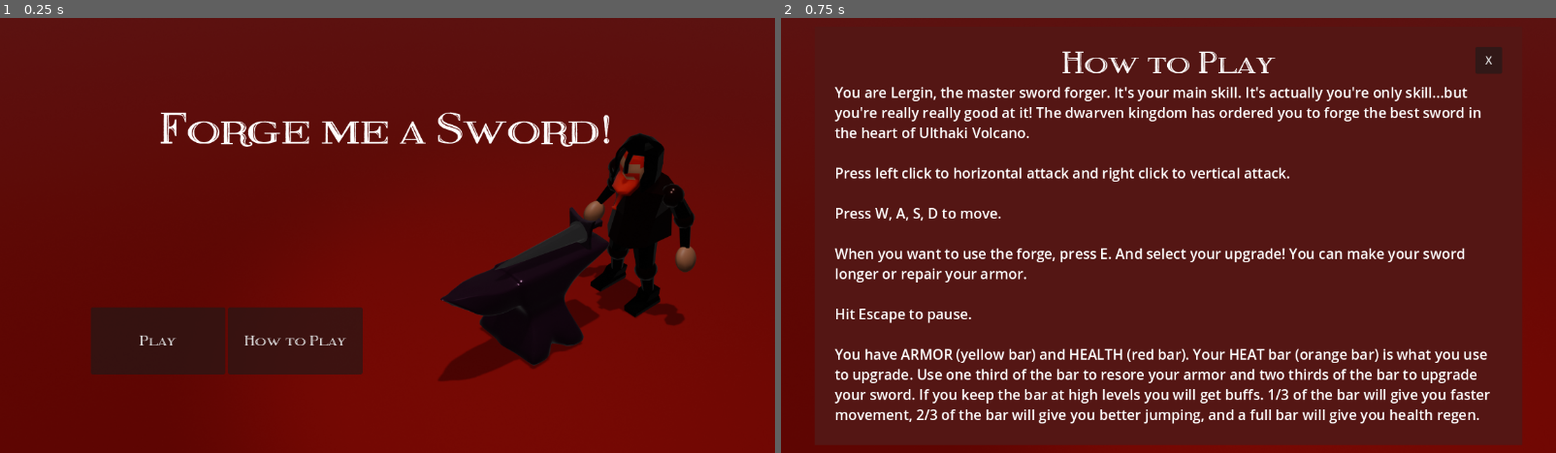
Above: before the commit, frames 1-2 (left to right).
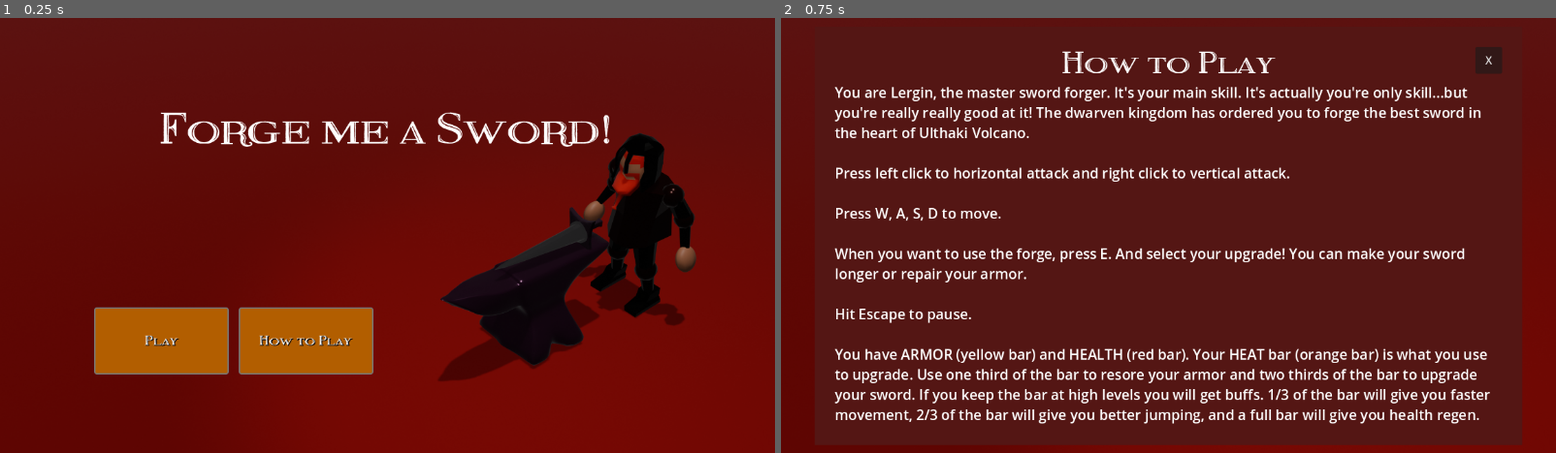
Above: after the commit, the same moments.

Repository: Amandella27/Godot-game-jam-68-forge
Game: Godot game, scene res://Scenes/title_screen.tscn
Two runs of this game, one before a commit and one after it. Both use one fixed random seed, a clock stepped at 60 frames per second and the inputs below. Sound files missing from this copy of the repository are replaced by a short silence.
Inputs:
- Up to frame 1 (0.25 s): no input
- Up to frame 2 (0.75 s): click "How to Play" at 0.5 s

The runs differ from the first frame. In frame 1, 5.7% of the frame differs, in the area x 11-49%, y 66-82%; in frame 2, nothing differs.

Commit message:
Added how to play to pause menu. Various UI changes.

Diff:
--- a/Scenes/UI/how_to_play.tscn
+++ b/Scenes/UI/how_to_play.tscn
@@ -1,58 +1,67 @@
-[gd_scene load_steps=3 format=3 uid="uid://euxjmkwpt68r"]
+[gd_scene load_steps=3 format=3 uid="uid://nxexr13pfsqy"]
 
-[ext_resource type="FontFile" uid="uid://dbnlbadp20dq1" path="res://Assets/Fonts/VarsityPlaybook-23yo.ttf" id="1_x63hb"]
+[ext_resource type="FontFile" uid="uid://3v73fhbabj22" path="res://Assets/Fonts/Fine Blackboard.ttf" id="1_5ky4u"]
+[ext_resource type="Script" path="res://Scripts/how_to_play.gd" id="1_uuhap"]
 
-[sub_resource type="StyleBoxFlat" id="StyleBoxFlat_lcgjo"]
-bg_color = Color(0.596078, 0.0470588, 0, 1)
-border_width_left = 4
-border_width_top = 4
-border_width_right = 4
-border_width_bottom = 4
-border_color = Color(0, 0, 0, 1)
-
-[node name="HowToPlay" type="CanvasLayer"]
-
-[node name="Panel" type="Panel" parent="."]
-custom_minimum_size = Vector2(500, 225)
-anchors_preset = 8
-anchor_left = 0.5
-anchor_top = 0.5
-anchor_right = 0.5
-anchor_bottom = 0.5
-offset_left = -250.0
-offset_top = -112.5
-offset_right = 250.0
-offset_bottom = 112.5
+[node name="How to Play" type="MarginContainer"]
+visible = false
+anchors_preset = 15
+anchor_right = 1.0
+anchor_bottom = 1.0
 grow_horizontal = 2
 grow_vertical = 2
-size_flags_horizontal = 4
-size_flags_vertical = 4
-theme_override_styles/panel = SubResource("StyleBoxFlat_lcgjo")
-
-[node name="MarginContainer" type="MarginContainer" parent="Panel"]
-layout_mode = 0
-offset_right = 40.0
-offset_bottom = 40.0
-theme_override_constants/margin_left = 10
-theme_override_constants/margin_top = 10
+mouse_filter = 2
+theme_override_constants/margin_left = 50
+theme_override_constants/margin_top = 50
 theme_override_constants/margin_right = 50
 theme_override_constants/margin_bottom = 50
+script = ExtResource("1_uuhap")
 
-[node name="VBoxContainer" type="VBoxContainer" parent="Panel/MarginContainer"]
+[node name="ColorRect" type="ColorRect" parent="."]
 layout_mode = 2
+mouse_filter = 2
+color = Color(0.329412, 0.0862745, 0.0784314, 1)
 
-[node name="Label" type="Label" parent="Panel/MarginContainer/VBoxContainer"]
-texture_filter = 1
+[node name="MarginContainer" type="MarginContainer" parent="."]
 layout_mode = 2
-theme_override_colors/font_shadow_color = Color(0, 0, 0, 1)
-theme_override_fonts/font = ExtResource("1_x63hb")
-theme_override_font_sizes/font_size = 30
-text = "How to Play:"
+mouse_filter = 2
+theme_override_constants/margin_left = 30
+theme_override_constants/margin_top = 30
+theme_override_constants/margin_right = 30
+theme_override_constants/margin_bottom = 30
 
-[node name="Label2" type="Label" parent="Panel/MarginContainer/VBoxContainer"]
-texture_filter = 1
+[node name="X How to Play" type="Button" parent="MarginContainer"]
+custom_minimum_size = Vector2(40, 40)
 layout_mode = 2
-theme_override_colors/font_shadow_color = Color(0, 0, 0, 1)
-theme_override_fonts/font = ExtResource("1_x63hb")
-theme_override_font_sizes/font_size = 18
-text = "Placeholder text..."
+size_flags_horizontal = 8
+size_flags_vertical = 0
+text = "X"
+
+[node name="VBoxContainer" type="VBoxContainer" parent="MarginContainer"]
+layout_mode = 2
+mouse_filter = 2
+
+[node name="Label" type="Label" parent="MarginContainer/VBoxContainer"]
+layout_mode = 2
+theme_override_fonts/font = ExtResource("1_5ky4u")
+theme_override_font_sizes/font_size = 46
+text = "How to Play"
+horizontal_alignment = 1
+
+[node name="RichTextLabel" type="RichTextLabel" parent="MarginContainer/VBoxContainer"]
+layout_mode = 2
+theme_override_font_sizes/normal_font_size = 21
+text = "You are Lergin, the master sword forger. It's your main skill. It's actually you're only skill...but you're really really good at it! The dwarven kingdom has ordered you to forge the best sword in the heart of Ulthaki Volcano.
+
+Press left click to horizontal attack and right click to vertical attack.
+
+Press W, A, S, D to move.
+
+When you want to use the forge, press E. And select your upgrade! You can make your sword longer or repair your armor.
+
+Hit Escape to pause.
+
+You have ARMOR (yellow bar) and HEALTH (red bar). Your HEAT bar (orange bar) is what you use to upgrade. Use one third of the bar to resore your armor and two thirds of the bar to upgrade your sword. If you keep the bar at high levels you will get buffs. 1/3 of the bar will give you faster movement, 2/3 of the bar will give you better jumping, and a full bar will give you health regen."
+fit_content = true
+
+[connection signal="pressed" from="MarginContainer/X How to Play" to="." method="_on_x_how_to_play_pressed"]
--- a/Scenes/UI/hud.tscn
+++ b/Scenes/UI/hud.tscn
@@ -125,11 +125,13 @@
 theme_override_fonts/font = ExtResource("4_i0cp8")
 theme_override_font_sizes/font_size = 18
 
-[node name="Label" type="Label" parent="MarginContainer/VBoxContainer/HBoxContainer/VBoxContainer/HBoxContainer3/VBoxContainer/HBoxContainer"]
+[node name="ThornsUpgrades" type="Label" parent="MarginContainer/VBoxContainer/HBoxContainer/VBoxContainer/HBoxContainer3/VBoxContainer/HBoxContainer"]
+unique_name_in_owner = true
 layout_mode = 2
 theme_override_colors/font_shadow_color = Color(0, 0, 0, 1)
 theme_override_fonts/font = ExtResource("4_i0cp8")
 theme_override_font_sizes/font_size = 16
+horizontal_alignment = 2
 
 [node name="Label" type="Label" parent="MarginContainer/VBoxContainer/HBoxContainer/VBoxContainer/HBoxContainer3/VBoxContainer"]
 layout_mode = 2
--- a/Scenes/UI/pausemenu.tscn
+++ b/Scenes/UI/pausemenu.tscn
@@ -138,9 +138,11 @@
 text = "How To Play
 "
 
-[node name="HowToPlay" parent="." instance=ExtResource("3_7xpxp")]
-visible = false
+[node name="How to Play" parent="." instance=ExtResource("3_7xpxp")]
+unique_name_in_owner = true
 
 [connection signal="pressed" from="PauseMenu/MarginContainer/Panel/VBoxContainer/HBoxContainer/MarginContainer/Resume" to="." method="_on_resume_pressed"]
 [connection signal="pressed" from="PauseMenu/MarginContainer/Panel/VBoxContainer/HBoxContainer/MarginContainer/Resume" to="PauseMenu" method="_on_resume_pressed"]
 [connection signal="pressed" from="PauseMenu/MarginContainer/Panel/VBoxContainer/HBoxContainer/MarginContainer2/HowtoPlay" to="." method="_on_howto_play_pressed"]
+
+[editable path="How to Play"]
--- a/Scenes/enemyspawner.tscn
+++ b/Scenes/enemyspawner.tscn
@@ -78,6 +78,8 @@
 stream = ExtResource("6_rb11t")
 attenuation_model = 3
 
+[node name="EnemyProjectiles" type="Node3D" parent="."]
+
 [connection signal="timeout" from="SpawnTimer" to="." method="_on_spawn_timer_timeout"]
 [connection signal="timeout" from="WaveTimer" to="." method="_on_wave_timer_timeout"]
 [connection signal="timeout" from="RestTimer" to="." method="_on_rest_timer_timeout"]
--- a/Scenes/main.tscn
+++ b/Scenes/main.tscn
@@ -100,8 +100,6 @@
 
 [node name="PlayerManager" type="Node3D" parent="."]
 
-[node name="ProjectileManager" type="Node3D" parent="."]
-
 [node name="EnemySpawner" parent="." instance=ExtResource("3_8sp4a")]
 transform = Transform3D(1, 0, 0, 0, 1, 0, 0, 0, 1, -0.00443745, 0, -0.01438)
 waveTime = 10
--- a/Scenes/player.tscn
+++ b/Scenes/player.tscn
@@ -800,16 +800,16 @@
 transform = Transform3D(-1, 0, -8.74228e-08, 0, 1, 0, 8.74228e-08, 0, -1, 0, 0, 0)
 bones/0/rotation = Quaternion(-0.248614, 0.0140236, 0.0294315, 0.968054)
 bones/0/scale = Vector3(1, 1, 1)
-bones/1/position = Vector3(0.0113935, 0.296535, -0.0326408)
+bones/1/position = Vector3(0.0121637, 0.310005, -0.0252154)
 bones/1/rotation = Quaternion(0.286625, -0.0153368, -0.0281841, 0.957505)
-bones/2/rotation = Quaternion(0.119393, -0.000118997, -0.000680236, 0.992847)
+bones/2/rotation = Quaternion(0.106518, -0.000110173, -0.000681721, 0.994311)
 bones/2/scale = Vector3(1, 1, 1)
-bones/3/rotation = Quaternion(-0.0844165, -0.185163, 0.955653, -0.212876)
+bones/3/rotation = Quaternion(-0.0800658, -0.186007, 0.955921, -0.212617)
 bones/3/scale = Vector3(1, 1, 1)
-bones/4/rotation = Quaternion(0.340175, 0.00707628, 0.0335386, 0.939737)
-bones/6/rotation = Quaternion(0.101202, -0.0946918, 0.964464, 0.224948)
+bones/4/rotation = Quaternion(0.343544, 0.00706693, 0.0338708, 0.938499)
+bones/6/rotation = Quaternion(0.0971405, -0.0958162, 0.964844, 0.224632)
 bones/6/scale = Vector3(1, 1, 1)
-bones/7/rotation = Quaternion(0.284434, -0.0072155, -0.0280434, 0.958258)
+bones/7/rotation = Quaternion(0.288539, -0.00720617, -0.0284482, 0.957018)
 bones/8/scale = Vector3(1, 1, 1)
 bones/9/rotation = Quaternion(-0.0589997, -0.194581, 0.977326, -0.0590795)
 bones/10/rotation = Quaternion(-0.204241, 0.00415017, -0.0750367, 0.976032)
@@ -820,18 +820,18 @@
 bones/14/rotation = Quaternion(0.731685, 0.00250492, -0.0255557, 0.681159)
 bones/15/rotation = Quaternion(-0.0168485, 0.563089, 0.825436, -0.0360752)
 bones/15/scale = Vector3(1, 1, 0.999999)
-bones/16/position = Vector3(0.793629, 0.0212639, -0.148919)
+bones/16/position = Vector3(0.793629, 0.0378949, -0.148919)
 bones/17/rotation = Quaternion(-0.143178, 0.692459, -0.692459, 0.143178)
 bones/18/rotation = Quaternion(-0.0617429, 0.704406, 0.704406, -0.0617429)
 bones/19/rotation = Quaternion(0.0434195, 0.621766, 0.78089, 0.041633)
 bones/19/scale = Vector3(1, 1, 1.00001)
-bones/20/position = Vector3(-0.802886, 0.00484432, -0.0350145)
+bones/20/position = Vector3(-0.802886, 0.0214753, -0.0350145)
 bones/20/rotation = Quaternion(0.167142, 0.687069, -0.687069, -0.167142)
 bones/21/rotation = Quaternion(0.143178, 0.692459, -0.692459, -0.143178)
 bones/22/rotation = Quaternion(0.0617429, 0.704406, 0.704406, 0.0617429)
 
 [node name="BoneAttachment3D" type="BoneAttachment3D" parent="dwarf/Armature/Skeleton3D" index="1"]
-transform = Transform3D(-0.977321, -0.142475, -0.156668, 0.0473323, -0.868077, 0.494168, -0.206407, 0.475545, 0.855133, -0.802886, 0.0048435, -0.0350144)
+transform = Transform3D(-0.976345, -0.144204, -0.161107, 0.045155, -0.86467, 0.500306, -0.211451, 0.481196, 0.850728, -0.802885, 0.0214734, -0.035014)
 bone_name = "Hand.r"
 bone_idx = 8
 
--- a/Scenes/title_screen.tscn
+++ b/Scenes/title_screen.tscn
@@ -1,8 +1,10 @@
-[gd_scene load_steps=4 format=3 uid="uid://cu5bml37ggq8c"]
+[gd_scene load_steps=6 format=3 uid="uid://cu5bml37ggq8c"]
 
 [ext_resource type="Script" path="res://Scripts/title_screen.gd" id="1_0t8l7"]
 [ext_resource type="Texture2D" uid="uid://drdpqdehmt2ru" path="res://Assets/titleimage.png" id="2_xeqdt"]
 [ext_resource type="FontFile" uid="uid://3v73fhbabj22" path="res://Assets/Fonts/Fine Blackboard.ttf" id="3_qc2e1"]
+[ext_resource type="Theme" uid="uid://dvnwmjqtsjco" path="res://Themes/UpgradeButtonTheme.tres" id="4_6ckig"]
+[ext_resource type="PackedScene" uid="uid://nxexr13pfsqy" path="res://Scenes/UI/how_to_play.tscn" id="5_jm712"]
 
 [node name="TitleScreen" type="Control"]
 layout_mode = 3
@@ -50,6 +52,7 @@
 [node name="HBoxContainer" type="HBoxContainer" parent="ColorRect/MarginContainer/VBoxContainer"]
 layout_mode = 2
 size_flags_vertical = 3
+theme_override_constants/separation = 15
 alignment = 1
 
 [node name="HBoxContainer3" type="HBoxContainer" parent="ColorRect/MarginContainer/VBoxContainer/HBoxContainer"]
@@ -64,18 +67,46 @@
 custom_minimum_size = Vector2(200, 100)
 layout_mode = 2
 size_flags_vertical = 4
+theme = ExtResource("4_6ckig")
 theme_override_fonts/font = ExtResource("3_qc2e1")
 theme_override_font_sizes/font_size = 22
+
+[node name="Play" type="Label" parent="ColorRect/MarginContainer/VBoxContainer/HBoxContainer/PlayButton"]
+layout_mode = 1
+anchors_preset = 15
+anchor_right = 1.0
+anchor_bottom = 1.0
+grow_horizontal = 2
+grow_vertical = 2
+theme = ExtResource("4_6ckig")
+theme_override_colors/font_shadow_color = Color(0, 0, 0, 1)
 text = "Play"
+horizontal_alignment = 1
+vertical_alignment = 1
 
 [node name="HowToPlayButton" type="Button" parent="ColorRect/MarginContainer/VBoxContainer/HBoxContainer"]
 unique_name_in_owner = true
 custom_minimum_size = Vector2(200, 100)
 layout_mode = 2
 size_flags_vertical = 4
+theme = ExtResource("4_6ckig")
 theme_override_fonts/font = ExtResource("3_qc2e1")
 theme_override_font_sizes/font_size = 22
+text = "
+"
+
+[node name="Play" type="Label" parent="ColorRect/MarginContainer/VBoxContainer/HBoxContainer/HowToPlayButton"]
+layout_mode = 1
+anchors_preset = 15
+anchor_right = 1.0
+anchor_bottom = 1.0
+grow_horizontal = 2
+grow_vertical = 2
+theme = ExtResource("4_6ckig")
+theme_override_colors/font_shadow_color = Color(0, 0, 0, 1)
 text = "How to Play"
+horizontal_alignment = 1
+vertical_alignment = 1
 
 [node name="HBoxContainer2" type="HBoxContainer" parent="ColorRect/MarginContainer/VBoxContainer/HBoxContainer"]
 layout_mode = 2
@@ -83,68 +114,11 @@
 size_flags_vertical = 3
 alignment = 1
 
-[node name="How to Play" type="MarginContainer" parent="."]
+[node name="How to Play" parent="." instance=ExtResource("5_jm712")]
 unique_name_in_owner = true
-visible = false
 layout_mode = 1
-anchors_preset = 15
-anchor_right = 1.0
-anchor_bottom = 1.0
-grow_horizontal = 2
-grow_vertical = 2
-mouse_filter = 2
-theme_override_constants/margin_left = 50
-theme_override_constants/margin_top = 50
-theme_override_constants/margin_right = 50
-theme_override_constants/margin_bottom = 50
-
-[node name="ColorRect" type="ColorRect" parent="How to Play"]
-layout_mode = 2
-mouse_filter = 2
-color = Color(0.329412, 0.0862745, 0.0784314, 1)
-
-[node name="MarginContainer" type="MarginContainer" parent="How to Play"]
-layout_mode = 2
-mouse_filter = 2
-theme_override_constants/margin_left = 30
-theme_override_constants/margin_top = 30
-theme_override_constants/margin_right = 30
-theme_override_constants/margin_bottom = 30
-
-[node name="X How to Play" type="Button" parent="How to Play/MarginContainer"]
-custom_minimum_size = Vector2(40, 40)
-layout_mode = 2
-size_flags_horizontal = 8
-size_flags_vertical = 0
-text = "X"
-
-[node name="VBoxContainer" type="VBoxContainer" parent="How to Play/MarginContainer"]
-layout_mode = 2
-mouse_filter = 2
-
-[node name="Label" type="Label" parent="How to Play/MarginContainer/VBoxContainer"]
-layout_mode = 2
-theme_override_fonts/font = ExtResource("3_qc2e1")
-theme_override_font_sizes/font_size = 46
-text = "How to Play"
-horizontal_alignment = 1
-
-[node name="RichTextLabel" type="RichTextLabel" parent="How to Play/MarginContainer/VBoxContainer"]
-layout_mode = 2
-theme_override_font_sizes/normal_font_size = 21
-text = "You are Lergin, the master sword forger. It's your main skill. It's actually you're only skill...but you're really really good at it! The dwarven kingdom has ordered you to forge the best sword in the heart of Ulthaki Volcano.
-
-Press left click to horizontal attack and right click to vertical attack.
-
-Press W, A, S, D to move.
-
-When you want to use the forge, press E. And select your upgrade! You can make your sword longer or repair your armor.
-
-Hit Escape to pause.
-
-You have ARMOR (yellow bar) and HEALTH (red bar). Your HEAT bar (orange bar) is what you use to upgrade. Use one third of the bar to resore your armor and two thirds of the bar to upgrade your sword. If you keep the bar at high levels you will get buffs. 1/3 of the bar will give you faster movement, 2/3 of the bar will give you better jumping, and a full bar will give you health regen."
-fit_content = true
 
 [connection signal="pressed" from="ColorRect/MarginContainer/VBoxContainer/HBoxContainer/PlayButton" to="." method="_on_play_button_pressed"]
 [connection signal="pressed" from="ColorRect/MarginContainer/VBoxContainer/HBoxContainer/HowToPlayButton" to="." method="_on_how_to_play_button_pressed"]
-[connection signal="pressed" from="How to Play/MarginContainer/X How to Play" to="." method="_on_x_how_to_play_pressed"]
+
+[editable path="How to Play"]
--- a/Scripts/Main.gd
+++ b/Scripts/Main.gd
@@ -55,6 +55,7 @@
 
 	elif event.is_action_pressed("remove_enemies") and paused == null and !OS.has_feature("web"):
 		enemy_spawner.remove_enemies()
+		enemy_spawner.clear_projectiles()
 
 func _on_anvil_near_anvil():
 	playerNearAnvil = true
--- a/Scripts/PauseMenu.gd
+++ b/Scripts/PauseMenu.gd
@@ -1,6 +1,6 @@
 extends CanvasLayer
 
-@onready var how_to_play = $HowToPlay
+@onready var how_to_play = %"How to Play"
 @onready var resume = $PauseMenu/MarginContainer/Panel/VBoxContainer/HBoxContainer/MarginContainer/Resume
 @onready var pause_menu = $PauseMenu
 
@@ -24,7 +24,6 @@
 	resume_game()
 
 func _on_howto_play_pressed():
-	pause_menu.visible = false
 	how_to_play.visible = true
 
 func resume_game():
--- a/Scripts/enemyspawner.gd
+++ b/Scripts/enemyspawner.gd
@@ -14,12 +14,13 @@
 @onready var check_timer = $CheckTimer
 @onready var snail_death = $SoundEffects/SnailDeath
 @onready var bat_death = $SoundEffects/BatDeath
+@onready var enemy_projectiles = $EnemyProjectiles
 
 
 @export var spawnerOn: bool = true
 @export var waveNumber: int = 1
 @export var waveTime: int = 30
-@export var restTime: int = 1
+@export var restTime: int = 10
 
 var spawnableEnemies: Array = [LAVASLUG,LAVA_BAT,LAVA_HAND]
 
@@ -32,7 +33,7 @@
 var resting: bool = false
 var checking: bool = false
 
-var enemyRandomnessLevel = 2
+var enemyRandomnessLevel
 var spawnRandomnessLevel: float = 5
 var spawnTimeMin: float = 7
 var spawnTimeMax: float = 7
@@ -135,6 +136,7 @@
 
 func reset_spawner():
 	remove_enemies()
+	clear_projectiles()
 	currentEnemies.clear()
 	currentSpawn.clear()
 	checking = false
@@ -155,7 +157,7 @@
 func hand_attack(location):
 	print("test")
 	var attack = HANDATTACK.instantiate()
-	add_child(attack)
+	enemy_projectiles.add_child(attack)
 	attack.global_position = location
 	attack.initialize()
 
@@ -176,3 +178,9 @@
 		resting = true
 	else:
 		check_timer.start(1)
+
+func clear_projectiles():
+	var currentProjectiles = enemy_projectiles.get_children()
+	print(currentProjectiles)
+	for projectile in currentProjectiles:
+		projectile.queue_free()
--- /dev/null
+++ b/Scripts/how_to_play.gd
@@ -0,0 +1,4 @@
+extends MarginContainer
+
+func _on_x_how_to_play_pressed():
+	self.visible = false
--- a/Scripts/hud.gd
+++ b/Scripts/hud.gd
@@ -22,6 +22,7 @@
 @onready var upgrade_warning = %UpgradeWarning
 @onready var thorns_cooldown = %ThornsCooldown
 @onready var thorns_armor_icon = %ThornsArmorIcon
+@onready var thorns_upgrades = %ThornsUpgrades
 
 var health_color: Color = Color(0.38, 0.031, 0)
 var armor_color: Color = Color(0.769, 0.745, 0)
@@ -106,6 +107,7 @@
 	reset_game.emit()
 	thorns_armor_icon.visible = false
 	thorns_cooldown.text = ""
+	thorns_upgrades.text = ""
 
 func update_heat_labels():
 	if current_heat >= 0 and current_heat < 50:
--- a/Scripts/title_screen.gd
+++ b/Scripts/title_screen.gd
@@ -9,7 +9,3 @@
 
 func _on_how_to_play_button_pressed():
 	how_to_play.visible = true
-
-
-func _on_x_how_to_play_pressed():
-	how_to_play.visible = false
--- a/Scripts/upgrademenu.gd
+++ b/Scripts/upgrademenu.gd
@@ -42,15 +42,19 @@
 		used_heat.emit(-50)
 		Globals.currentPlayer.armor_component.adjust_armor(100)
 		return true
-	if upgradeText.text == "Spiked Armor" and Globals.current_heat >= 50 and Globals.thorns_upgrades < 5:
+	if upgradeText.text == "Spiked Armor" and Globals.current_heat >= 0 and Globals.thorns_upgrades < 5:
 		used_heat.emit(-50)
 		Globals.thorns_upgrades += 1
 		Globals.currentPlayer.hitbox_component.has_thorns = true
 		Globals.currentPlayer.hitbox_component.thorns_available = true
 		Globals.currentPlayer.hitbox_component.thorns_cooldown -= 1
 		Globals.hud.thorns_armor_icon.visible = true
+		Globals.hud.thorns_upgrades.text = str("x",Globals.thorns_upgrades)
+		if Globals.thorns_upgrades == 5:
+			Globals.hud.thorns_upgrades.text = str("MAX")
 		return true
 	elif upgradeText.text == "Spiked Armor" and Globals.thorns_upgrades == 5:
+		Globals.hud.thorns_upgrades.text = str("MAX")
 		upgrade_warning("Max upgrade\nreached")
 	else:
 		upgrade_warning("Not enough\nheat")
--- a/Themes/UpgradeButtonTheme.tres
+++ b/Themes/UpgradeButtonTheme.tres
@@ -55,7 +55,7 @@
 content_margin_top = 4.0
 content_margin_right = 4.0
 content_margin_bottom = 4.0
-bg_color = Color(0.909804, 0.462745, 0, 1)
+bg_color = Color(0.698039, 0.368627, 0, 1)
 border_width_left = 2
 border_width_top = 2
 border_width_right = 2
Not shown: 1 places in Scenes/UI/pausemenu.tscn that only renumber resources
Not shown, added: Scenes/UI/upg92EB.tmp
